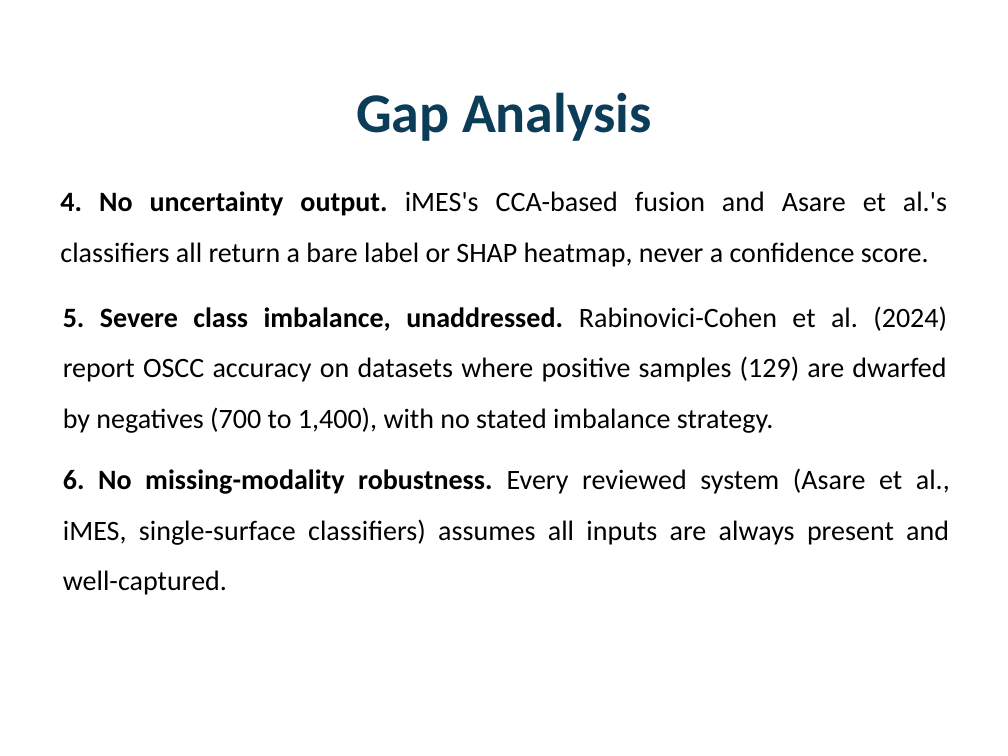
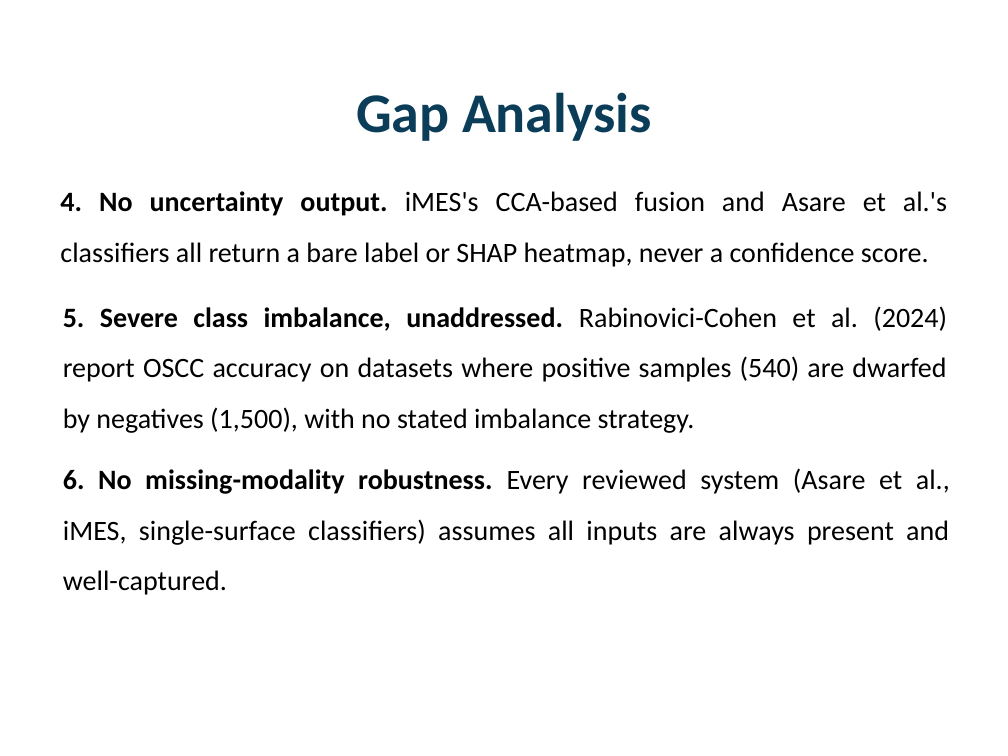
Before and after one commit to Jaffar-Kazmi/GLANCE, a slide deck: slide 12 of docs/proposal/slides.pptx (slide 11 before the commit). Drawn at 1008x756 pixels with LibreOffice and Linux fonts; fonts in the diff are those of the drawing; background and template pictures are left out. Boxes give left, top, right and bottom in pixels: in the first picture for what was removed or moved away, otherwise in the second. Text is boxed around its words. In the diff, an @@ line names an element or a change of style, - is before the commit and + after.

Commit message:
final slides

```diff
--- a/docs/proposal/slides.pptx
+++ b/docs/proposal/slides.pptx
@@ text at (63, 306, 947, 433): text changed @@
-5. Severe class imbalance, unaddressed. Rabinovici-Cohen et al. (2024) report OSCC accuracy on datasets where positive samples (129) are dwarfed by negatives (700 to 1,400), with no stated imbalance strategy.
+5. Severe class imbalance, unaddressed. Rabinovici-Cohen et al. (2024) report OSCC accuracy on datasets where positive samples (540) are dwarfed by negatives (1,500), with no stated imbalance strategy.
```
Also in this commit, not shown: 5 other slides changed, 1 slide added.
